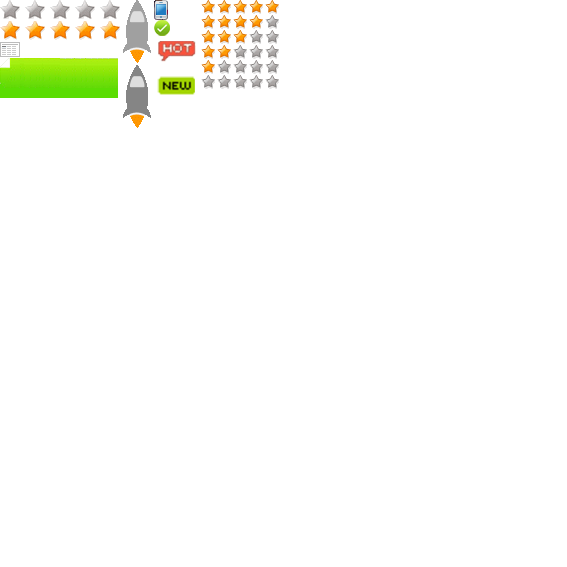
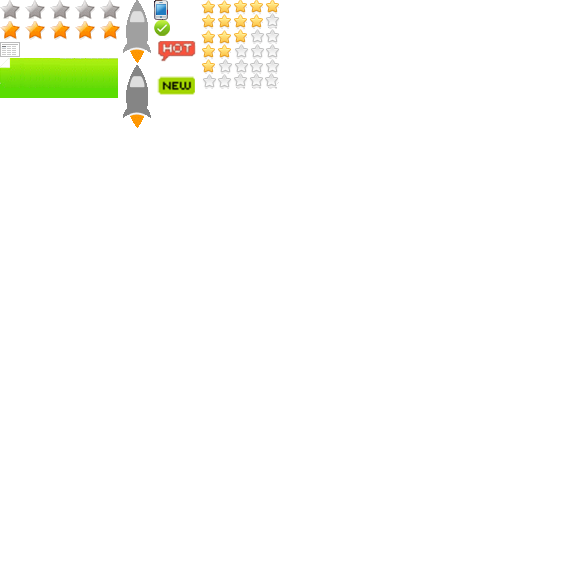
Layer changes from the first 567×567 image to the second:
added layer "图层 8" above "Layer 1" over (x1=201, y1=0, x2=280, y2=88)
